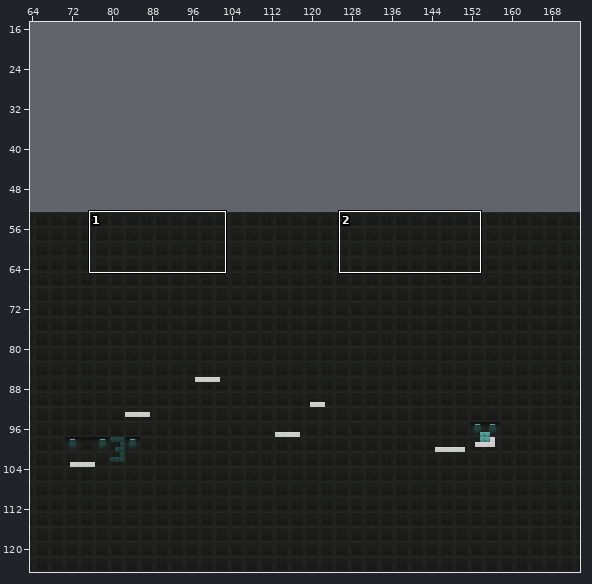
Two states of a Tiled map, Assets/Resources/Levels/level3.tmx. Above: a wide view before the commit, with the close-up outlined.
Close-up. The starting point:
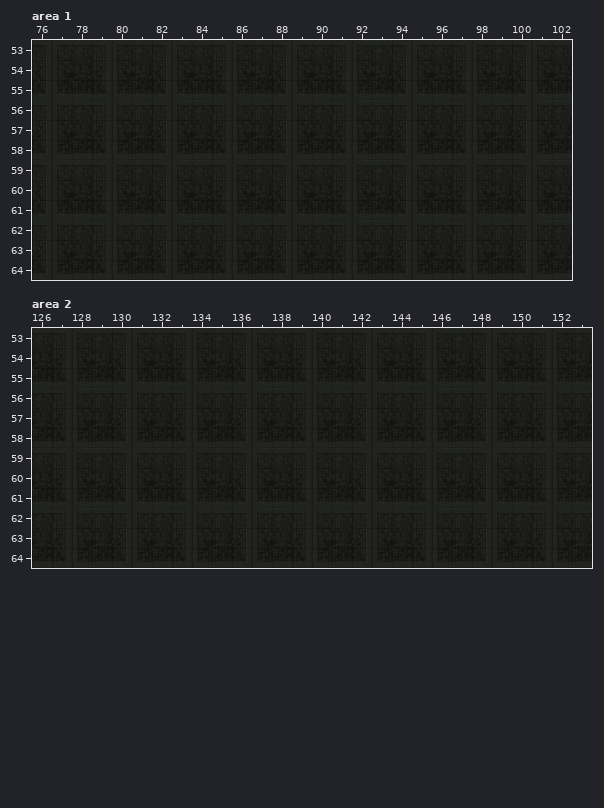
Cells are 32x32 px. Shown: area 1 x 76..102, y 53..64; area 2 x 126..153, y 53..64. The commit also changed other parts of the map, which this record leaves out.
Once edited:
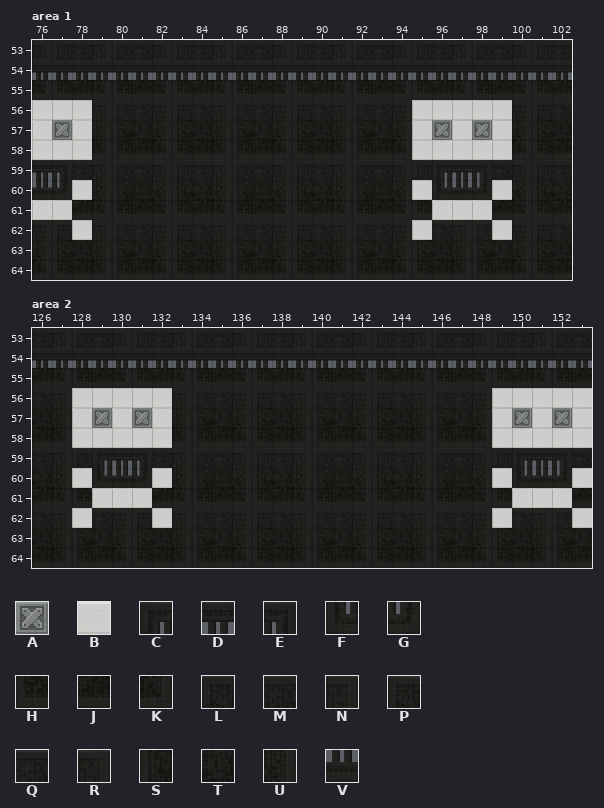
Key: from "scifi": A 178, B 210, C 504, D 505, E 507, F 609, G 612, H 633, J 634, K 635, L 665, M 666, N 667, P 668, Q 669, R 670, S 700, T 701, U 702, V 745.
_ is an empty cell.
From old to new:
Layer "Background", area 1:
y 54: x 76..102 USTUSTUSTUSTUSTUSTUSTUSTUST -> DDDDDDDDDDDDDDDDDDDDDDDDDDD
y 56: x 76..78 RLM -> BBB; x 95..99 LMNLM -> BBBBB
y 57: x 76..78 UST -> BAB; x 95..99 STUST -> BABAB
y 58: x 76..78 KHJ -> BBB; x 95..99 HJKHJ -> BBBBB
y 59: x 76..77 RL -> DE; x 96..98 MNL -> CDE
y 60: x 76..78 UST -> VGB; x 95..99 STUST -> BFVGB
y 61: x 76..77 KH -> BB; x 96..98 JKH -> BBB
y 62: x 78 M -> B; x 95 L -> B; x 99 M -> B
Layer "Background", area 2:
y 54: x 126..153 TUSTUSTUSTUSTUSTUSTUSTUSTUST -> DDDDDDDDDDDDDDDDDDDDDDDDDDDD
y 56: x 128..132 PQRLM -> BBBBB; x 149..153 LMNLM -> BBBBB
y 57: x 128..132 STUST -> BABAB; x 149..153 STUST -> BABAB
y 58: x 128..132 HJKHJ -> BBBBB; x 149..153 HJKHJ -> BBBBB
y 59: x 129..131 QRL -> CDE; x 150..152 MNL -> CDE
y 60: x 128..132 STUST -> BFVGB; x 149..153 STUST -> BFVGB
y 61: x 129..131 JKH -> BBB; x 150..152 JKH -> BBB
y 62: x 128 P -> B; x 132 M -> B; x 149 L -> B; x 153 M -> B
Boxes around the changes in both close-ups, in picture pixels (x1, y1, x2, y2):
changed: (32, 60, 572, 80)
changed: (32, 100, 92, 240)
changed: (412, 100, 512, 240)
changed: (32, 348, 592, 368)
changed: (72, 388, 172, 528)
changed: (492, 388, 592, 528)
